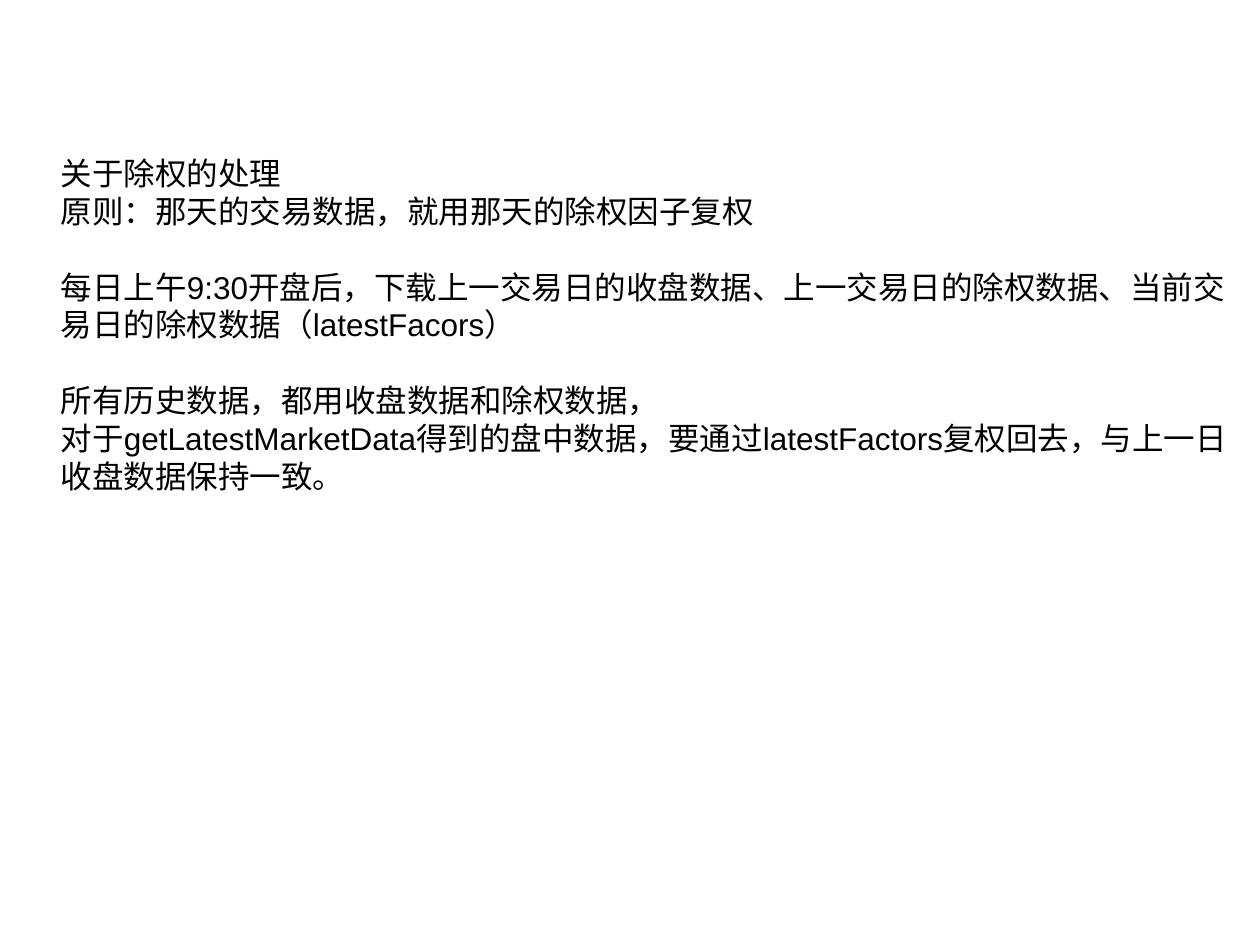
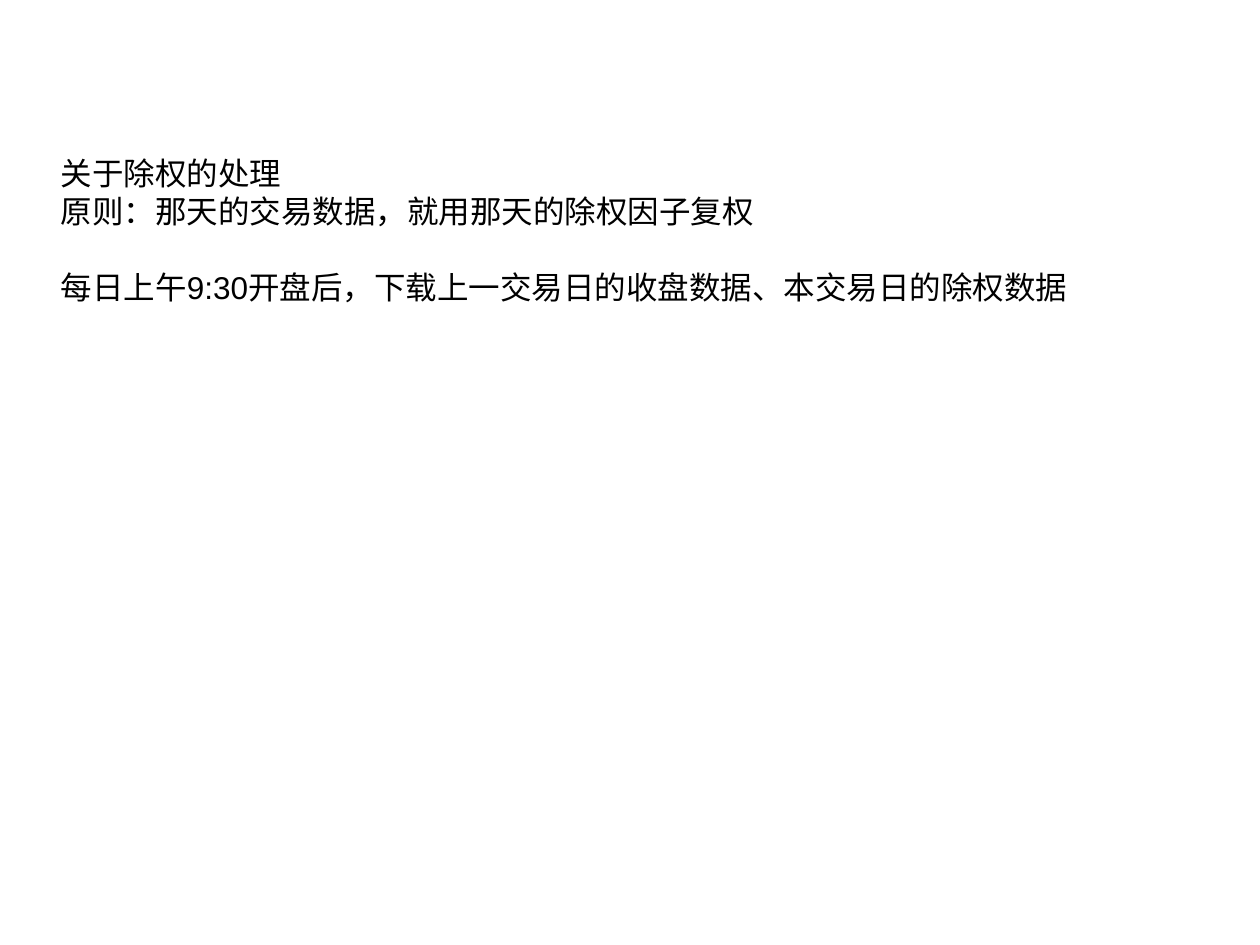
Before and after one commit to dofoyo/istock, a slide deck: slide 2 of istock.ppt. Drawn at 1260x945 pixels with LibreOffice and Linux fonts; fonts in the diff are those of the drawing. Boxes give left, top, right and bottom in pixels: in the first picture for what was removed or moved away, otherwise in the second. Text is boxed around its words. In the diff, an @@ line names an element or a change of style, - is before the commit and + after.

```diff
--- a/istock.ppt
+++ b/istock.ppt
@@ text at box(61, 272, 1067, 302): text changed @@
-每日上午9:30开盘后，下载上一交易日的收盘数据、上一交易日的除权数据、当前交易日的除权数据（latestFacors）
-所有历史数据，都用收盘数据和除权数据，
-对于getLatestMarketData得到的盘中数据，要通过latestFactors复权回去，与上一日收盘数据保持一致。
+每日上午9:30开盘后，下载上一交易日的收盘数据、本交易日的除权数据
```
Also in this commit, not shown: 29 other files.
